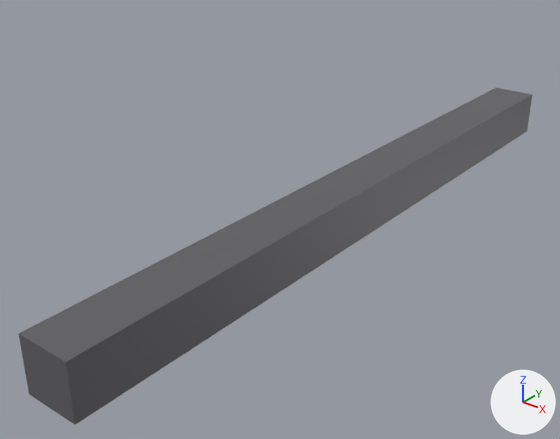
One commit to the glTF model assets/tl-buis.gltf: the scene before it, then after it.
Rendered twice from a 50 mm camera at (3.03, -4.76, 2.53) aimed at (-0.34, -0.55, -0.07). Lighting does not change. The marker at lower right points along +X, +Y and +Z. Where no turn or scale is listed for an object, it has been applied to the vertices.
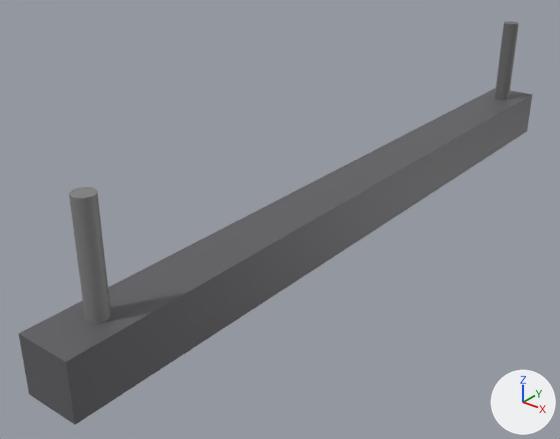
Boxes [x1, y1, x2, y2] around the edits, measured in the pictures (560 x 439 px):
'Cylinder.002', added: after [69, 187, 111, 324]
'Cylinder.001', added: after [495, 21, 519, 100]

Edits to the bpy script that builds the scene:
```text
Add mat_material_004:
    mat_material_004 = principled_material('Material.004')
    mat_material_004.base_color = (0.22, 0.22, 0.22)  # grey #818181
Add mat_material_003:
    mat_material_003 = principled_material('Material.003')
    mat_material_003.base_color = (0.152, 0.152, 0.152)  # dark grey #6d6d6d
Add me_cylinder_002:
    me_cylinder_002.from_pydata(...)  # a 32-sided cylinder along z spanning x -0.07..0.07, y -0.07..0.07, z -0.4..0.4
    me_cylinder_002.materials.append(mat_material_004)  # grey #818181
Add me_cylinder_001:
    me_cylinder_001.from_pydata(...)  # a 32-sided cylinder along z spanning x -0.07..0.07, y -0.07..0.07, z -0.4..0.4
    me_cylinder_001.materials.append(mat_material_003)  # dark grey #6d6d6d
Add ob_cylinder_002:
    ob_cylinder_002 = bpy.data.objects.new('Cylinder.002', me_cylinder_002)
    ob_cylinder_002.location = (0.0, -2.571, 0.542)
Add ob_cylinder_001:
    ob_cylinder_001 = bpy.data.objects.new('Cylinder.001', me_cylinder_001)
    ob_cylinder_001.location = (0.0, 2.638, 0.554)
```
